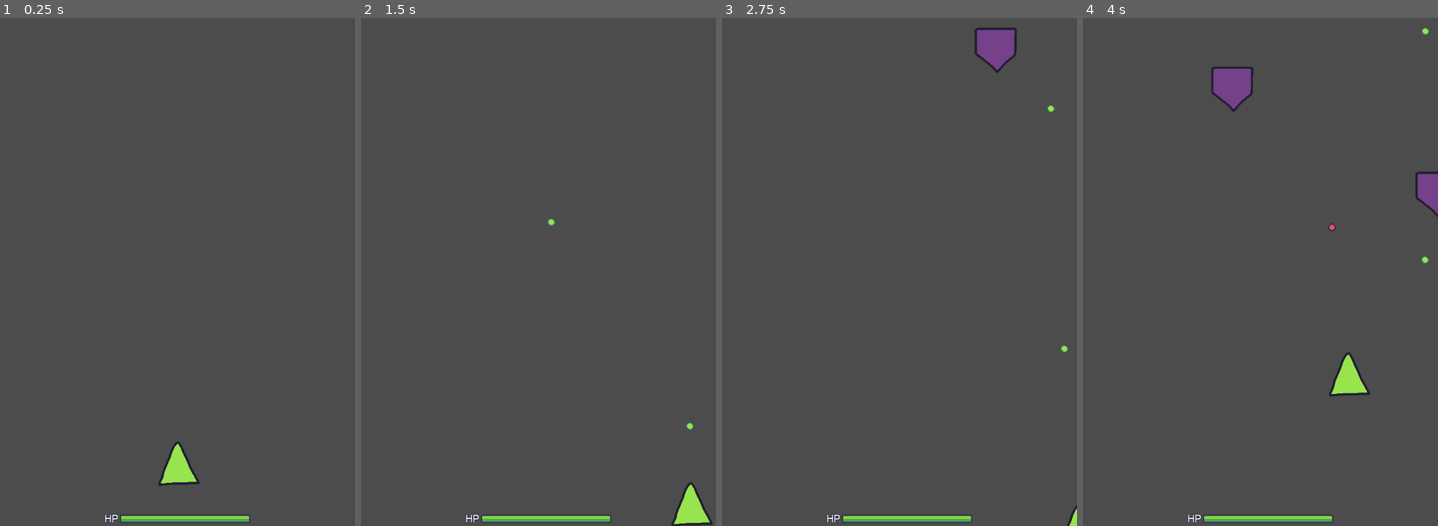
Above: before the commit, frames 1-4 (left to right).
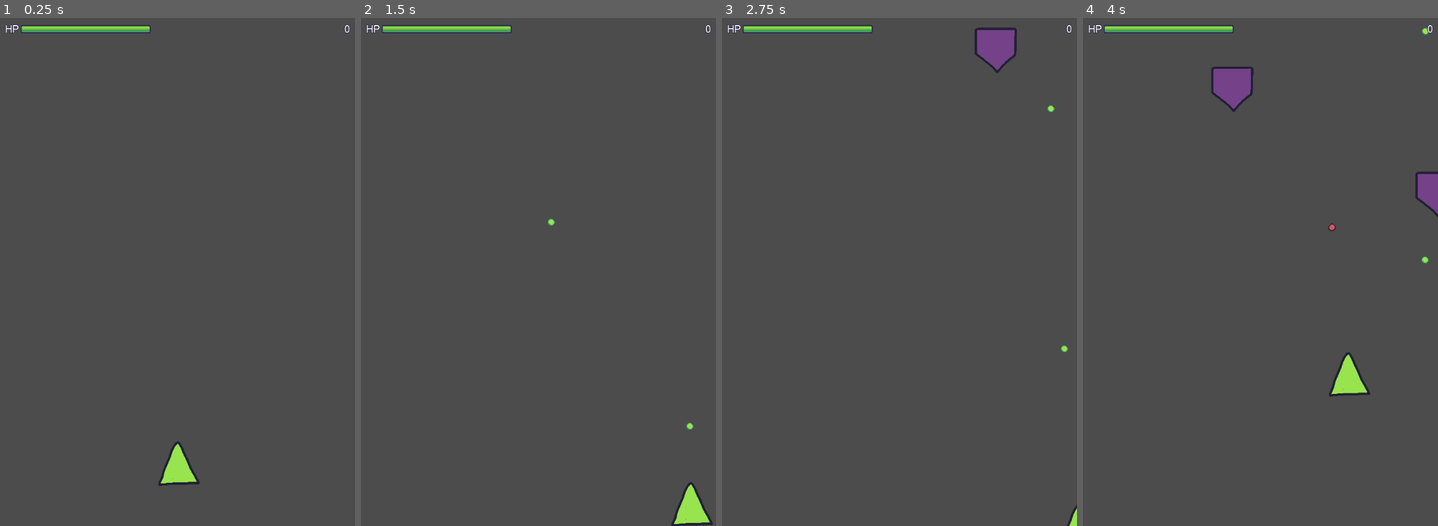
Above: after the commit, the same moments.

Repository: limelier/college-game-design-project
Game: Godot game, scene res://scenes/Main.tscn
Same seed, same stepped clock (60 frames per second), same inputs: the game is played once before the commit and once after it.
Inputs:
- Up to frame 1 (0.25 s): no input
- Up to frame 2 (1.5 s): tap Enter at 0.5 s; hold Right (ui_right) 0.53-1.28 s; tap Z (fire) at 0.6, 1.35 s; hold Down (ui_down) from 1.28 s (still down)
- Up to frame 3 (2.75 s): release Down (ui_down) at 2.03 s; hold Right (ui_right) from 2.03 s (still down); tap Z (fire) at 2.1 s
- Up to frame 4 (4 s): release Right (ui_right) at 2.78 s; hold Up (ui_up) 2.78-3.53 s; tap Z (fire) at 2.85, 3.6 s; hold Left (ui_left) from 3.53 s (still down)

The runs differ from the first frame. In frame 1, 1.3% of the frame differs, in the area x 1-99%, y 1-100%; in frame 2, 1.3%; in frame 3, 1.3%; in frame 4, 1.3%.

Commit message:
add score and move UI

Diff:
--- /dev/null
+++ b/godot-project/resources/HUD_font.tres
@@ -0,0 +1,9 @@
+[gd_resource type="DynamicFont" load_steps=2 format=2]
+
+[ext_resource path="res://resources/arial.ttf" type="DynamicFontData" id=1]
+
+[resource]
+size = 20
+outline_size = 1
+outline_color = Color( 0.133333, 0.113725, 0.266667, 1 )
+font_data = ExtResource( 1 )
--- a/godot-project/scenes/Enemy.tscn
+++ b/godot-project/scenes/Enemy.tscn
@@ -3,9 +3,6 @@
 [ext_resource path="res://resources/sprites/enemy_ship.png" type="Texture" id=1]
 [ext_resource path="res://scripts/Enemy.gd" type="Script" id=2]
 [ext_resource path="res://scenes/EnemyBullet.tscn" type="PackedScene" id=3]
-
-
-
 
 [node name="Enemy" type="RigidBody2D"]
 collision_layer = 2147483648
--- a/godot-project/scenes/HUD.gd
+++ b/godot-project/scenes/HUD.gd
@@ -1,11 +1,13 @@
 extends MarginContainer
 
+var score = 0
 
+func _ready():
+	$HBoxContainer/ScoreLabel.text = str(score)
 
-# Called when the node enters the scene tree for the first time.
-func _ready():
-	pass # Replace with function body.
+func update_health(value):
+	$HBoxContainer/HealthContainer/HealthBarCenterer/HealthBar.value = value
 
-
-func _on_Player_health_updated(value):
-	$HBoxContainer/HealthContainer/HealthBar.value = value
+func add_score(value):
+	score += value
+	$HBoxContainer/ScoreLabel.text = str(score)
--- a/godot-project/scenes/HUD.tscn
+++ b/godot-project/scenes/HUD.tscn
@@ -1,21 +1,16 @@
-[gd_scene load_steps=6 format=2]
+[gd_scene load_steps=5 format=2]
 
 [ext_resource path="res://resources/sprites/health_bar_mid.png" type="Texture" id=1]
 [ext_resource path="res://resources/sprites/health_bar_bg.png" type="Texture" id=2]
-[ext_resource path="res://resources/arial.ttf" type="DynamicFontData" id=3]
+[ext_resource path="res://resources/HUD_font.tres" type="DynamicFont" id=3]
 [ext_resource path="res://scenes/HUD.gd" type="Script" id=4]
 
-[sub_resource type="DynamicFont" id=1]
-size = 20
-outline_size = 1
-outline_color = Color( 0.133333, 0.113725, 0.266667, 1 )
-font_data = ExtResource( 3 )
-
 [node name="HUD" type="MarginContainer"]
-anchor_top = 1.0
-anchor_right = 1.0
-anchor_bottom = 1.0
-margin_top = -36.0
+anchor_left = 0.5
+anchor_right = 0.5
+margin_left = -350.0
+margin_right = 350.0
+margin_bottom = 44.0
 custom_constants/margin_right = 10
 custom_constants/margin_top = 10
 custom_constants/margin_left = 10
@@ -33,20 +28,24 @@
 size_flags_vertical = 0
 alignment = 1
 
-[node name="HealthLabel" type="Label" parent="HBoxContainer"]
-margin_left = 196.0
-margin_right = 223.0
+[node name="HealthContainer" type="HBoxContainer" parent="HBoxContainer"]
+margin_right = 610.0
 margin_bottom = 24.0
-custom_fonts/font = SubResource( 1 )
+size_flags_horizontal = 3
+
+[node name="HealthLabel" type="Label" parent="HBoxContainer/HealthContainer"]
+margin_right = 27.0
+margin_bottom = 24.0
+custom_fonts/font = ExtResource( 3 )
 text = "HP"
 
-[node name="HealthContainer" type="CenterContainer" parent="HBoxContainer"]
-margin_left = 227.0
-margin_right = 483.0
+[node name="HealthBarCenterer" type="CenterContainer" parent="HBoxContainer/HealthContainer"]
+margin_left = 31.0
+margin_right = 287.0
 margin_bottom = 24.0
 size_flags_vertical = 3
 
-[node name="HealthBar" type="TextureProgress" parent="HBoxContainer/HealthContainer"]
+[node name="HealthBar" type="TextureProgress" parent="HBoxContainer/HealthContainer/HealthBarCenterer"]
 margin_top = 4.0
 margin_right = 256.0
 margin_bottom = 20.0
@@ -54,3 +53,10 @@
 value = 100.0
 texture_under = ExtResource( 2 )
 texture_progress = ExtResource( 1 )
+
+[node name="ScoreLabel" type="Label" parent="HBoxContainer"]
+margin_left = 614.0
+margin_right = 680.0
+margin_bottom = 24.0
+custom_fonts/font = ExtResource( 3 )
+text = "100000"
--- a/godot-project/scenes/Main.tscn
+++ b/godot-project/scenes/Main.tscn
@@ -33,5 +33,5 @@
 
 [node name="HUD" parent="CanvasLayer" instance=ExtResource( 4 )]
 margin_bottom = 8.0
-[connection signal="health_updated" from="Player" to="CanvasLayer/HUD" method="_on_Player_health_updated"]
+[connection signal="health_updated" from="Player" to="." method="_on_Player_health_updated"]
 [connection signal="timeout" from="EnemySpawnTimer" to="." method="_on_EnemySpawnTimer_timeout"]
--- a/godot-project/scripts/Enemy.gd
+++ b/godot-project/scripts/Enemy.gd
@@ -10,6 +10,9 @@
 var screen_size
 var down_accel = 20
 var down_min_speed = 50
+
+var score_value = 10
+signal death
 
 func _ready():
 	$BulletTimer.wait_time = rand_range(1.0, 3.0)
@@ -45,4 +48,5 @@
 func damage(amount):
 	health -= amount
 	if health <= 0:
+		emit_signal("death", score_value)
 		queue_free()
--- a/godot-project/scripts/Main.gd
+++ b/godot-project/scripts/Main.gd
@@ -12,6 +12,7 @@
 	$EnemySpawnPath/EnemySpawn.offset = randi()
 	var enemy = Enemy.instance()
 	add_child(enemy)
+	enemy.connect("death", self, "_on_Enemy_death")
 	enemy.position = $EnemySpawnPath/EnemySpawn.position
 
 	var direction = $EnemySpawnPath/EnemySpawn.rotation + PI / 2
@@ -21,4 +22,7 @@
 
 
 func _on_Player_health_updated(health):
-	$Health.text = str(health)
+	$CanvasLayer/HUD.update_health(health)
+
+func _on_Enemy_death(score_value):
+	$CanvasLayer/HUD.add_score(score_value)
